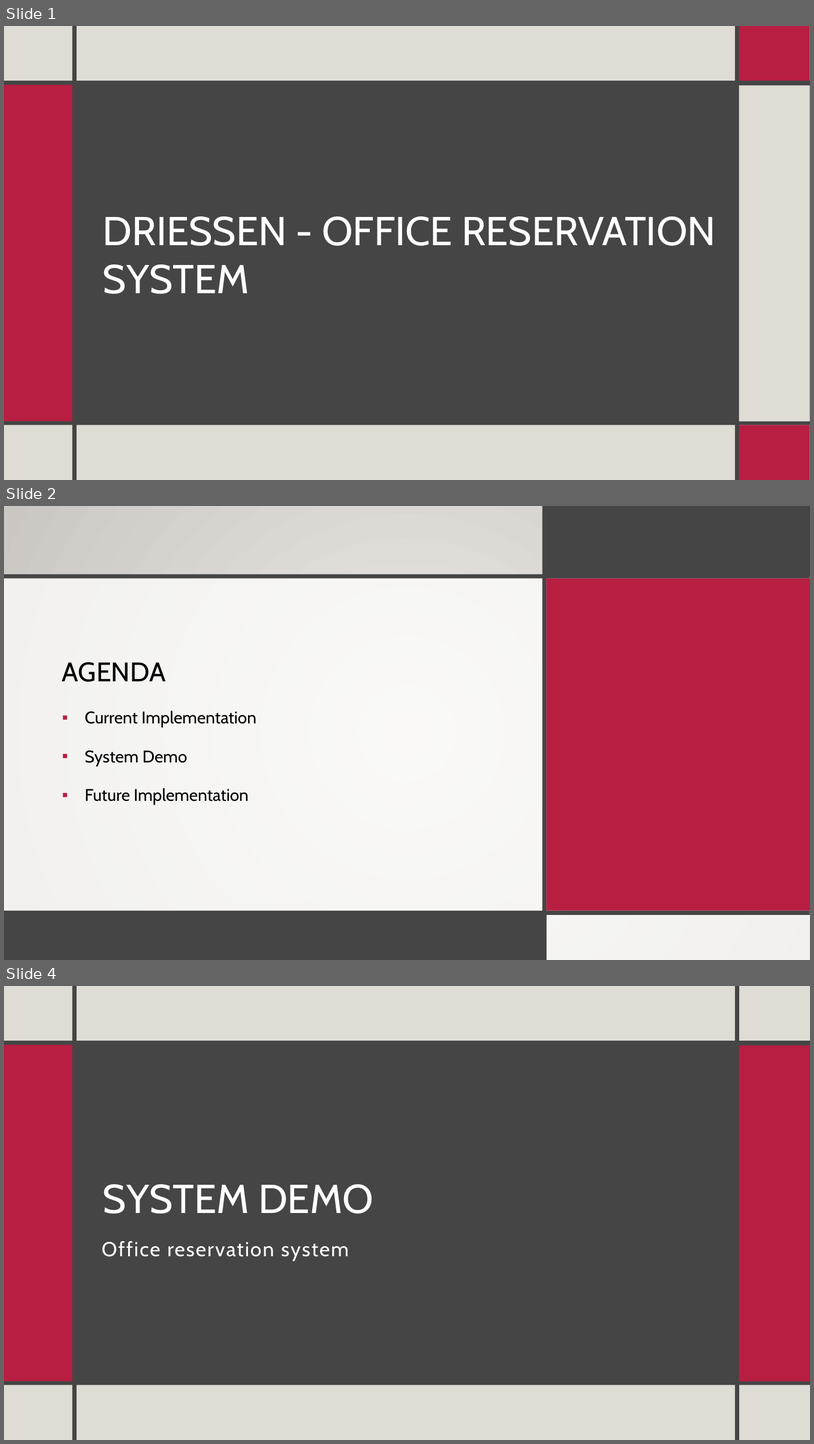
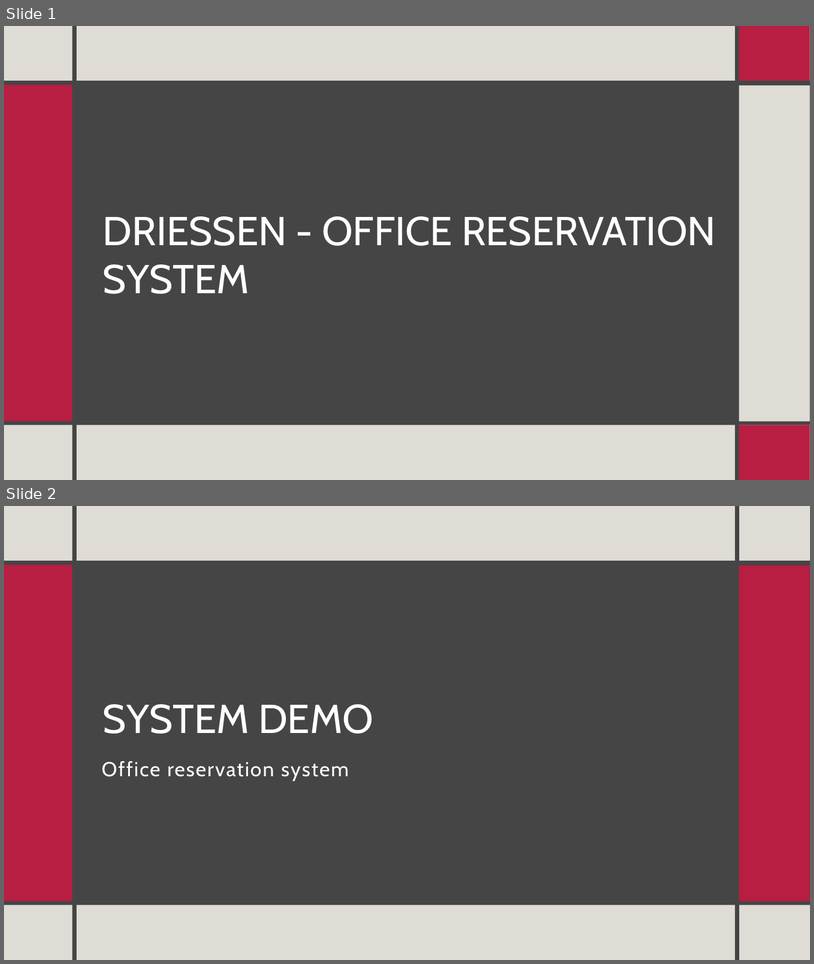
Before and after one commit to LeHoangNhatMinh14/office-reservation-system, a slide deck: documentation/powerpoint/driessen-sprint-c-slides.pptx. Shown one above the other, each under a label of ours: slides 1, 2 and 4 before the commit, slides 1 and 2 after it; the slides between them are not shown. The pictures are 814x1444 and 814x964 pixels, drawn with LibreOffice and Linux fonts; fonts in the diff are those of the drawing; background and template pictures are left out. Boxes give left, top, right and bottom in pixels: in the first picture for what was removed or moved away, otherwise in the second. Text is boxed around its words. In the diff, an @@ line names an element or a change of style, - is before the commit and + after.

```diff
--- a/documentation/powerpoint/driessen-sprint-c-slides.pptx
+++ b/documentation/powerpoint/driessen-sprint-c-slides.pptx
@@ slide 2 removed at bbox=[4, 506, 810, 960], background gradient #ECEAE7 to #CAC7C1 @@
@@ rectangle removed at bbox=[4, 506, 810, 960] @@
@@ rectangle removed at bbox=[542, 506, 546, 960] @@
@@ rectangle removed at bbox=[545, 506, 810, 576] @@
@@ rectangle removed at bbox=[4, 574, 810, 579] @@
@@ rectangle removed at bbox=[4, 579, 546, 911] @@
@@ rectangle removed at bbox=[546, 579, 810, 911] @@
@@ rectangle removed at bbox=[4, 640, 810, 912] @@
@@ title removed at bbox=[62, 662, 166, 682] @@
-AGENDA
@@ text removed at bbox=[85, 711, 256, 805] @@
-▪ Current Implementation
-▪ System Demo
-▪ Future Implementation
@@ line removed from (4, 912) to (810, 912) @@
@@ rectangle removed at bbox=[4, 913, 543, 960] @@
@@ rectangle removed at bbox=[4, 910, 810, 915] @@
@@ rectangle removed at bbox=[546, 914, 810, 960] @@
@@ what was slide 4 is now slide 2 @@
```
Also in this commit, not shown: 1 slide changed, 1 other slide removed, 2 other files.
